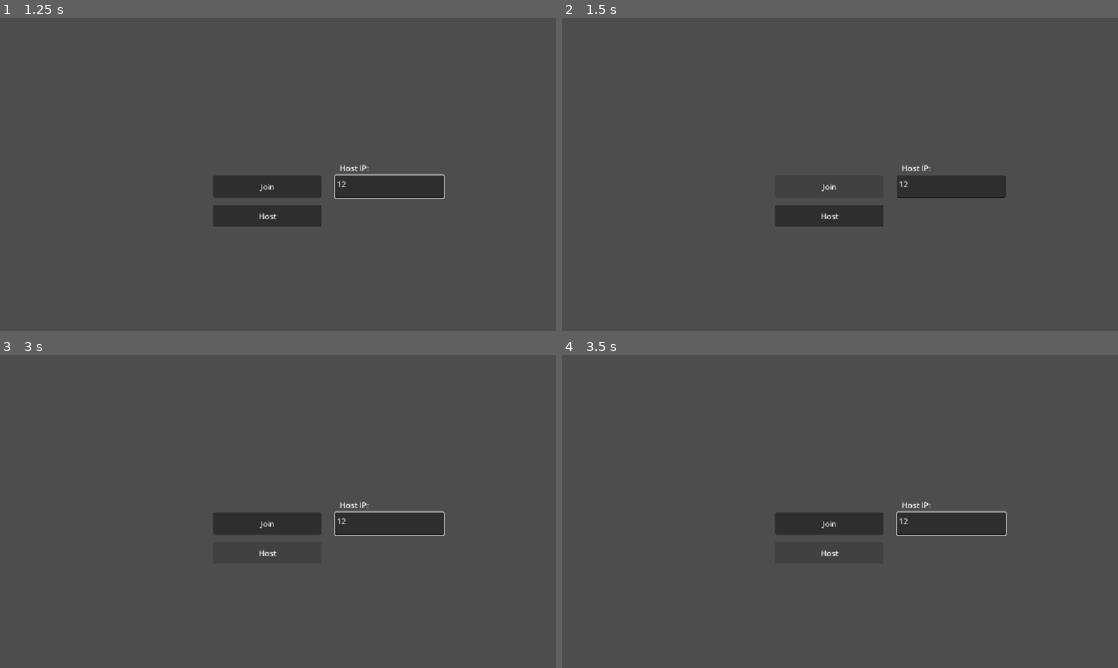
Above: before the commit, frames 1-4 (two rows, left to right).
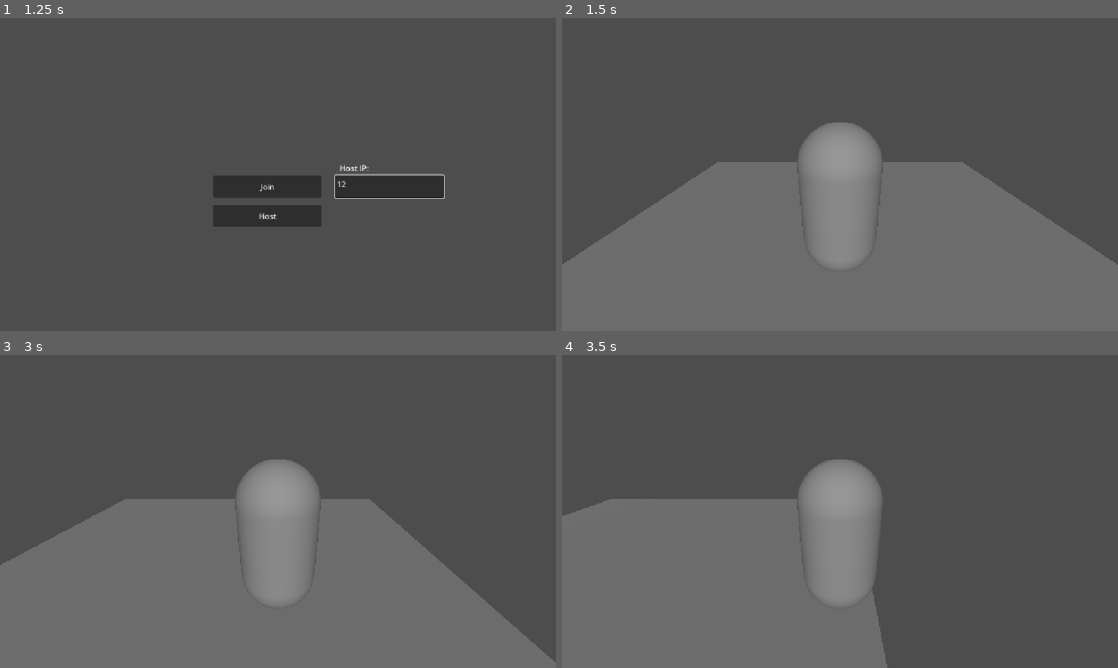
Above: after the commit, the same moments.

Repository: erlewa/bug-box
Game: Godot game, scene res://scenes/main_menu.tscn
The game is run twice, just before and just after one commit, with the same random seed, the same clock (stepped at 60 frames per second) and the same inputs.
Inputs (mouse positions are in pixels of both pictures, inside the frame that each line leads up to):
- Up to frame 1 (1.25 s): click (389, 187) at 0.52 s; type "12" at 0.6 s
- Up to frame 2 (1.5 s): click "Join" at 1.25 s
- Up to frame 3 (3 s): click (266, 552) at 2 s, where only the run before the commit has a clickable "Host"; hold Right (ui_right) from 2.78 s (still down)
- Up to frame 4 (3.5 s): keep holding Right (ui_right)

Frame 1 is identical in both runs. In frame 2, 46% of the frame differs, in the area x 0-100%, y 33-100%; in frame 3, 45%; in frame 4, 34%.

Commit message:
feat: multiplayer! You can see people move!

Diff:
--- a/bug-box/scenes/lobby_level.tscn
+++ b/bug-box/scenes/lobby_level.tscn
@@ -1,4 +1,6 @@
 [gd_scene format=3 uid="uid://b5kvgaua51lq4"]
+
+[ext_resource type="Script" uid="uid://cx3pv13o45f7c" path="res://scripts/player_spawner.gd" id="1_2uyve"]
 
 [sub_resource type="BoxShape3D" id="BoxShape3D_cbw3o"]
 size = Vector3(8, 0.1, 8)
@@ -17,4 +19,12 @@
 mesh = SubResource("BoxMesh_cbw3o")
 
 [node name="SpotLight3D" type="DirectionalLight3D" parent="." unique_id=1280530781]
-transform = Transform3D(1, 0, 0, 0, 0.7055918, 0.7086185, 0, -0.7086185, 0.7055918, 0, 3.2436485, 4.3380523)
+transform = Transform3D(1, 0, 0, 0, 0.852576, 0.5226033, 0, -0.5226033, 0.852576, 0, 3.2436485, 4.3380523)
+
+[node name="MultiplayerSpawner" type="MultiplayerSpawner" parent="." unique_id=529339336]
+_spawnable_scenes = PackedStringArray("uid://cad3tk841gia0")
+spawn_path = NodePath(".")
+script = ExtResource("1_2uyve")
+
+[node name="Camera3D" type="Camera3D" parent="." unique_id=545248205]
+transform = Transform3D(1, 0, 0, 0, 0.97758275, 0.21055147, 0, -0.21055147, 0.97758275, 0, 2.2731662, 4.6313443)
--- a/bug-box/scenes/main_menu.tscn
+++ b/bug-box/scenes/main_menu.tscn
@@ -1,8 +1,6 @@
 [gd_scene format=3 uid="uid://bgkdfma75lhwj"]
 
 [ext_resource type="Script" uid="uid://cknr7qib7ur4x" path="res://scripts/main_menu.gd" id="1_bqqt6"]
-[ext_resource type="Script" uid="uid://c60rpcck0nsfw" path="res://scripts/ui/join.gd" id="1_l6cm7"]
-[ext_resource type="Script" uid="uid://cg3ompgruk47d" path="res://scripts/ui/host.gd" id="2_ekxnf"]
 
 [node name="MainMenu" type="Control" unique_id=1420500914]
 layout_mode = 3
@@ -37,7 +35,6 @@
 offset_right = 666.0
 offset_bottom = 372.0
 text = "Join"
-script = ExtResource("1_l6cm7")
 
 [node name="Host" type="Button" parent="." unique_id=1468057238]
 layout_mode = 0
@@ -46,7 +43,6 @@
 offset_right = 666.0
 offset_bottom = 433.0
 text = "Host"
-script = ExtResource("2_ekxnf")
 
 [connection signal="pressed" from="Join" to="." method="_on_join_pressed"]
 [connection signal="pressed" from="Join" to="Join" method="_on_pressed"]
--- a/bug-box/scenes/player.tscn
+++ b/bug-box/scenes/player.tscn
@@ -3,6 +3,12 @@
 [ext_resource type="Script" uid="uid://c7bisibikqqxe" path="res://scripts/player.gd" id="1_3vyb7"]
 
 [sub_resource type="SceneReplicationConfig" id="SceneReplicationConfig_3vyb7"]
+properties/0/path = NodePath(".:peer_id")
+properties/0/spawn = true
+properties/0/replication_mode = 1
+properties/1/path = NodePath(".:position")
+properties/1/spawn = true
+properties/1/replication_mode = 1
 
 [sub_resource type="CapsuleShape3D" id="CapsuleShape3D_021oi"]
 
--- a/bug-box/scripts/lobby.gd
+++ b/bug-box/scripts/lobby.gd
@@ -72,8 +72,7 @@
 	if multiplayer.is_server():
 		players_loaded += 1
 		if players_loaded == players.size():
-			$/root/Game.start_game()
-			players_loaded = 0
+			print("Game Should Start now!")
 
 
 # When a peer connects, send them my player info.
@@ -87,8 +86,6 @@
 	var new_player_id = multiplayer.get_remote_sender_id()
 	players[new_player_id] = new_player_info
 	player_connected.emit(new_player_id, new_player_info)
-	print("NEW PLAYER CONNECTED; PLAYERS " + str(players))
-
 
 func _on_player_disconnected(id):
 	players.erase(id)
--- a/bug-box/scripts/main_menu.gd
+++ b/bug-box/scripts/main_menu.gd
@@ -1,10 +1,16 @@
 extends Control
 
+const LOBBY_LEVEL = preload("uid://b5kvgaua51lq4")
 @onready var ip_input: TextEdit = %IPInput
+
+func load_lobby():
+	get_tree().change_scene_to_packed(LOBBY_LEVEL)
 
 func _on_join_pressed() -> void:
 	Lobby.join_game(ip_input.text)
+	load_lobby()
 
 
 func _on_host_pressed() -> void:
 	Lobby.create_game()
+	load_lobby()
--- a/bug-box/scripts/player.gd
+++ b/bug-box/scripts/player.gd
@@ -6,21 +6,53 @@
 const SPEED = 5.0
 const JUMP_VELOCITY = 4.5
 
-var peer_id: int = 1 # The peer that controls this player
+@export var peer_id: int = 1 # The peer that controls this player
 var local: bool = true # If this player belongs to the local peer
 
+
+func _enter_tree() -> void:
+	# Set node authority
+
+	print("IN _enter_tree():\n\tPlayer peer_id: " + str(peer_id)
+	+ "\n\tMultiplayer Unique id: " + str(multiplayer.get_unique_id())
+	+ "\n\tLocal: " + str(local))
+
+func _ready() -> void:
+	print("IN _ready():\n\tPlayer peer_id: " + str(peer_id)
+	+ "\n\tMultiplayer Unique id: " + str(multiplayer.get_unique_id())
+	+ "\n\tLocal: " + str(local)
+	+ "\n**********\n")
+	local = (peer_id == multiplayer.get_unique_id())
+	if (local):
+		# Activate the camera if local
+		$Camera3D.make_current()
+
 func _physics_process(delta: float) -> void:
+	if !(local):
+		return
+	var input_dir := Input.get_vector("ui_left", "ui_right", "ui_up", "ui_down")
+	var jump = Input.is_action_just_pressed("ui_accept")
+	process_physics.rpc_id(1, delta, input_dir, jump)
+
+
+@rpc("any_peer", "call_local", "reliable", 0)
+func process_physics(delta, input_dir, jump):
+	if !(multiplayer.is_server()):
+		return
+	if peer_id != multiplayer.get_remote_sender_id():
+		return
+
 	# Add the gravity.
 	if not is_on_floor():
 		velocity += get_gravity() * delta
 
 	# Handle jump.
-	if Input.is_action_just_pressed("ui_accept") and is_on_floor():
+	if jump and is_on_floor():
 		velocity.y = JUMP_VELOCITY
 
 	# Get the input direction and handle the movement/deceleration.
 	# As good practice, you should replace UI actions with custom gameplay actions.
-	var input_dir := Input.get_vector("ui_left", "ui_right", "ui_up", "ui_down")
+
 	var direction := (transform.basis * Vector3(input_dir.x, 0, input_dir.y)).normalized()
 	if direction:
 		velocity.x = direction.x * SPEED
--- /dev/null
+++ b/bug-box/scripts/player_spawner.gd
@@ -0,0 +1,16 @@
+extends MultiplayerSpawner
+const PLAYER = preload("uid://cad3tk841gia0")
+
+# Called when the node enters the scene tree for the first time.
+func _ready() -> void:
+	if multiplayer.is_server():
+		Lobby.player_connected.connect(_on_player_connected)
+		var player = PLAYER.instantiate()
+		add_child(player)
+
+func _on_player_connected(peer_id, player_info):
+	if !(multiplayer.is_server()):
+		return
+	var player = PLAYER.instantiate()
+	player.peer_id = peer_id
+	add_child(player, true)
Not shown, added: bug-box/scripts/player_spawner.gd.uid
